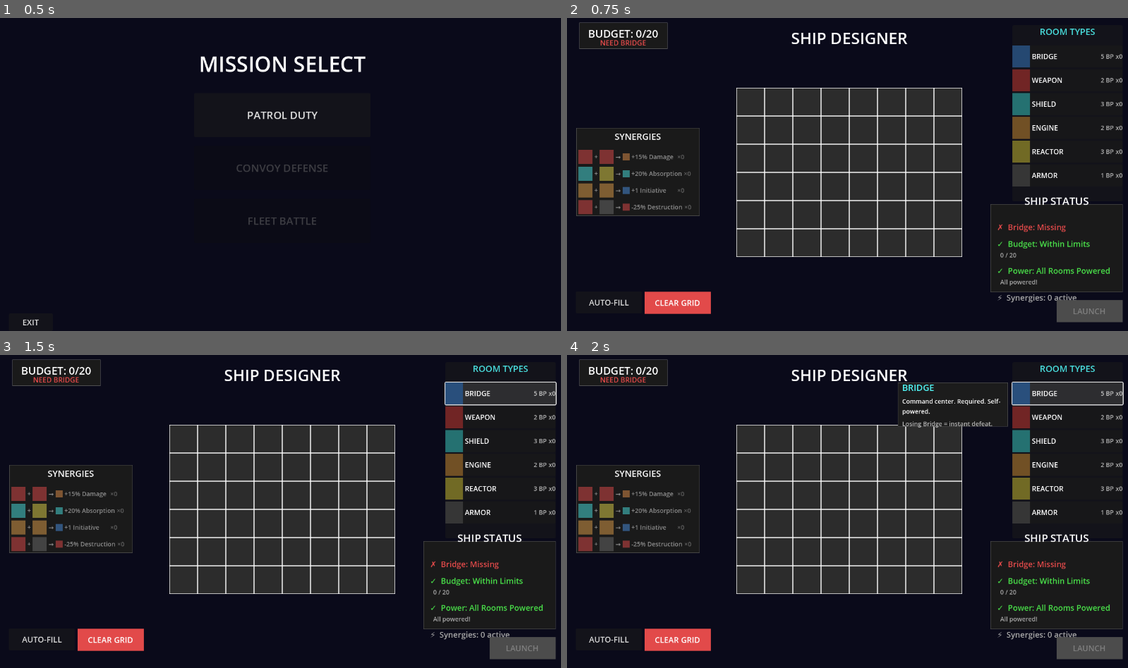
Above: before the commit, frames 1-4 (two rows, left to right).
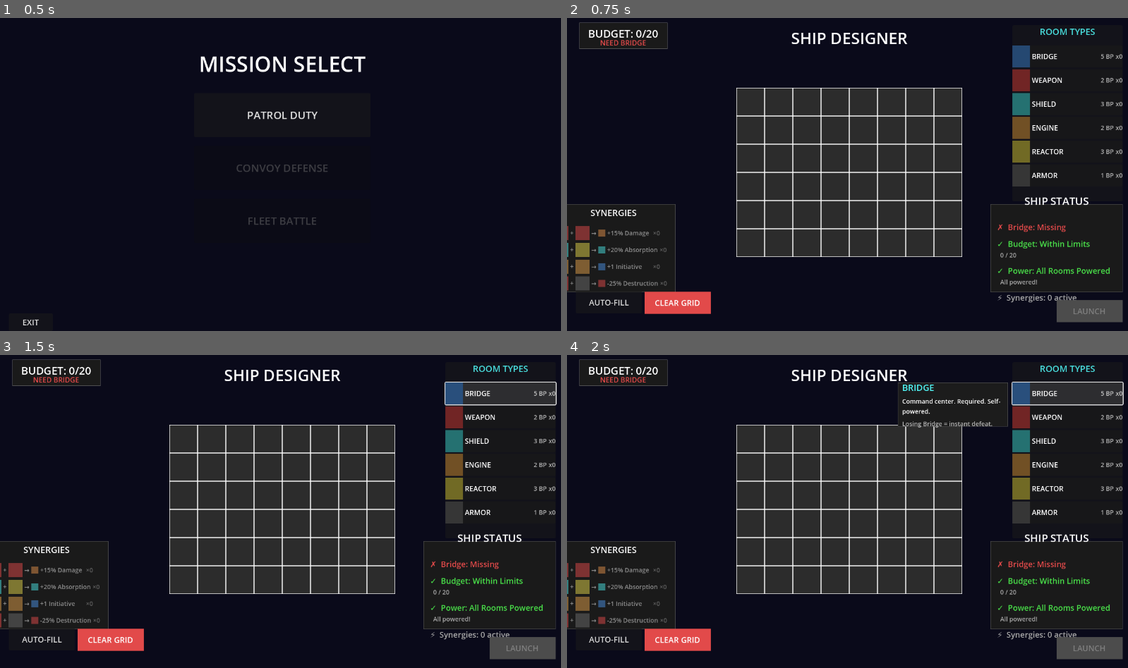
Above: after the commit, the same moments.

Repository: cautiouskurns/Startship-Designer
Game: Godot game, scene res://scenes/mission/MissionSelect.tscn
Two runs of this game, one before a commit and one after it. Both use one fixed random seed, a clock stepped at 60 frames per second and the inputs below.
Inputs (mouse positions are in pixels of both pictures, inside the frame that each line leads up to):
- Up to frame 1 (0.5 s): no input
- Up to frame 2 (0.75 s): click "PATROL DUTY" at 0.5 s
- Up to frame 3 (1.5 s): click (499, 392) at 1.25 s
- Up to frame 4 (2 s): no input

Frame 1 is identical in both runs. In frame 2, 2.9% of the frame differs, in the area x 0-24%, y 35-88%; in frame 3, 2.9%; in frame 4, 2.9%.

Commit message:
Refactor room visual handling for shaped rooms and update tile hover preview logic

Diff:
--- a/scenes/designer/ShipDesigner.tscn
+++ b/scenes/designer/ShipDesigner.tscn
@@ -126,10 +126,10 @@
 anchors_preset = 2
 anchor_top = 1.0
 anchor_bottom = 1.0
-offset_left = 21.0
-offset_top = -461.0
-offset_right = 301.0
-offset_bottom = -261.0
+offset_left = -34.0
+offset_top = -288.0
+offset_right = 246.0
+offset_bottom = -88.0
 grow_vertical = 0
 
 [node name="ClearGridButton" type="Button" parent="."]
--- a/scripts/components/GridTile.gd
+++ b/scripts/components/GridTile.gd
@@ -21,6 +21,9 @@
 ## Style and visual elements
 var style_box: StyleBoxFlat
 @onready var flash_overlay: ColorRect = $FlashOverlay
+
+## Room background (shows room color on this tile) - Phase 7.1 shaped rooms
+var room_background: ColorRect = null
 
 ## Power state overlay (shown when room is unpowered)
 var unpowered_overlay: ColorRect = null
@@ -104,13 +107,24 @@
 	occupying_room = room
 	is_anchor = anchor
 
+	# Create room background ColorRect showing room color (for all tiles, not just anchor)
+	# This makes T-shapes and complex shapes display correctly
+	if not room_background:
+		room_background = ColorRect.new()
+		room_background.size = Vector2(60, 60)
+		room_background.position = Vector2(2, 2)
+		room_background.z_index = 0  # Behind Room node and flash overlay
+		room_background.mouse_filter = Control.MOUSE_FILTER_IGNORE
+		room_background.color = RoomData.get_color(room.room_type)
+		add_child(room_background)
+
 	if anchor:
-		# Only anchor tile owns the Room visual as a child
+		# Only anchor tile owns the Room visual as a child (for label/icon)
 		add_child(room)
 
-		# Center room in tile (will be scaled to cover all tiles later)
+		# Center room in tile (don't scale, just show label on anchor)
 		room.position = Vector2(2, 2)
-		room.z_index = 1  # Draw on top of FlashOverlay
+		room.z_index = 1  # Draw on top of background
 		room.visible = true
 		room.modulate = Color(1, 1, 1, 1)
 		room.mouse_filter = Control.MOUSE_FILTER_IGNORE
@@ -126,6 +140,12 @@
 	occupying_room = null
 	is_anchor = false
 
+	# Clear room background if it exists
+	if room_background:
+		remove_child(room_background)
+		room_background.queue_free()
+		room_background = null
+
 	# Also clear unpowered overlay if it exists
 	if unpowered_overlay:
 		remove_child(unpowered_overlay)
@@ -148,13 +168,13 @@
 	if not occupying_room:
 		return
 
-	# Only anchor tile shows power state visually (it owns the Room node)
-	if not is_anchor:
-		return
-
 	if powered:
-		# Powered: full opacity, no overlay
-		occupying_room.modulate = Color(1, 1, 1, 1)
+		# Powered: full opacity room background, full opacity Room node (if anchor)
+		if room_background:
+			room_background.modulate = Color(1, 1, 1, 1)
+
+		if is_anchor and occupying_room:
+			occupying_room.modulate = Color(1, 1, 1, 1)
 
 		# Remove unpowered overlay if it exists
 		if unpowered_overlay:
@@ -162,8 +182,12 @@
 			unpowered_overlay.queue_free()
 			unpowered_overlay = null
 	else:
-		# Unpowered: 50% opacity + gray overlay
-		occupying_room.modulate = Color(1, 1, 1, 0.5)
+		# Unpowered: dim background and Room node + gray overlay
+		if room_background:
+			room_background.modulate = Color(1, 1, 1, 0.5)
+
+		if is_anchor and occupying_room:
+			occupying_room.modulate = Color(1, 1, 1, 0.5)
 
 		# Create gray overlay if it doesn't exist
 		if not unpowered_overlay:
@@ -171,7 +195,7 @@
 			unpowered_overlay.color = Color(0.3, 0.3, 0.3, 0.3)  # Dark gray, semi-transparent
 			unpowered_overlay.size = Vector2(60, 60)
 			unpowered_overlay.position = Vector2(2, 2)
-			unpowered_overlay.z_index = 2  # Above room but below flash
+			unpowered_overlay.z_index = 2  # Above room background and Room node, below flash
 			unpowered_overlay.mouse_filter = Control.MOUSE_FILTER_IGNORE
 			add_child(unpowered_overlay)
 
--- a/scripts/designer/ShipDesigner.gd
+++ b/scripts/designer/ShipDesigner.gd
@@ -286,27 +286,6 @@
 
 	return true
 
-## Scale room visual to cover all occupied tiles (Phase 7.1)
-func _scale_room_visual(room: Room, shape: Array):
-	# Calculate bounding box of shape
-	var min_x = 0
-	var max_x = 0
-	var min_y = 0
-	var max_y = 0
-
-	for offset in shape:
-		min_x = min(min_x, offset[0])
-		max_x = max(max_x, offset[0])
-		min_y = min(min_y, offset[1])
-		max_y = max(max_y, offset[1])
-
-	# Calculate size in pixels (-4 for margins: 2px on each side)
-	var width = (max_x - min_x + 1) * TILE_SIZE - 4
-	var height = (max_y - min_y + 1) * TILE_SIZE - 4
-
-	# Scale the room to cover all tiles
-	room.custom_minimum_size = Vector2(width, height)
-	room.size = Vector2(width, height)
 
 ## Flash all tiles in shape red for invalid placement (Phase 7.1)
 func flash_shape_tiles_red(anchor_x: int, anchor_y: int, shape: Array):
@@ -601,9 +580,6 @@
 			room.add_occupied_tile(target_tile)
 			is_first = false
 
-	# Scale room visual to cover all occupied tiles
-	_scale_room_visual(room, shape)
-
 	# Add to placed rooms tracking array
 	placed_rooms.append(room)
 
@@ -638,7 +614,7 @@
 	# Update button availability based on new selection
 	update_palette_availability()
 
-## Handle tile hover - show preview (Phase 7.1 - multi-tile preview)
+## Handle tile hover - show preview (Phase 7.2 - per-tile mixed preview states)
 func _on_tile_hovered(tile: GridTile):
 	hovered_tile = tile
 
@@ -649,10 +625,7 @@
 	# Get shape for selected room type
 	var shape = RoomData.get_shape(selected_room_type)
 
-	# Check if shaped room can be placed here
-	var can_place = can_place_shaped_room(tile.grid_x, tile.grid_y, selected_room_type)
-
-	# Show preview on all tiles in the shape
+	# Show preview on all tiles in the shape with per-tile state feedback
 	for offset in shape:
 		var tile_x = tile.grid_x + offset[0]
 		var tile_y = tile.grid_y + offset[1]
@@ -661,13 +634,17 @@
 		if tile_x >= 0 and tile_x < GRID_WIDTH and tile_y >= 0 and tile_y < GRID_HEIGHT:
 			var preview_tile = get_tile_at(tile_x, tile_y)
 			if preview_tile:
-				# Show valid or invalid preview based on placement validity
-				if can_place:
-					preview_tile.show_valid_preview()
+				# Check THIS specific tile's state for mixed preview feedback
+				var tile_empty = not preview_tile.is_occupied()
+				var row_valid = RoomData.can_place_in_row(selected_room_type, tile_y)
+
+				# Show cyan if tile is available, red if blocked
+				if tile_empty and row_valid:
+					preview_tile.show_valid_preview()  # Cyan border
 				else:
-					preview_tile.show_invalid_preview()
-
-## Handle tile unhover - clear preview (Phase 7.1 - clear multi-tile preview)
+					preview_tile.show_invalid_preview()  # Red border
+
+## Handle tile unhover - clear preview (Phase 7.2 - clear multi-tile preview)
 func _on_tile_unhovered(tile: GridTile):
 	# Clear preview from previously hovered tile and its shape
 	if hovered_tile and selected_room_type != RoomData.RoomType.EMPTY:
@@ -864,9 +841,6 @@
 			room.add_occupied_tile(target_tile)
 			is_first = false
 
-	# Scale room visual to cover all occupied tiles
-	_scale_room_visual(room, shape)
-
 	# Add to placed rooms tracking array
 	placed_rooms.append(room)
 
